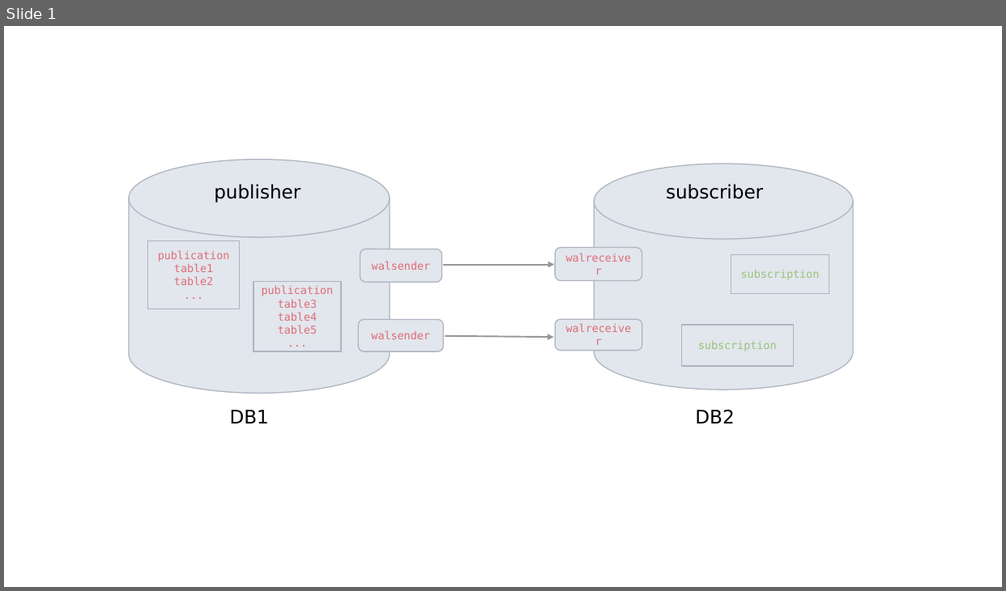
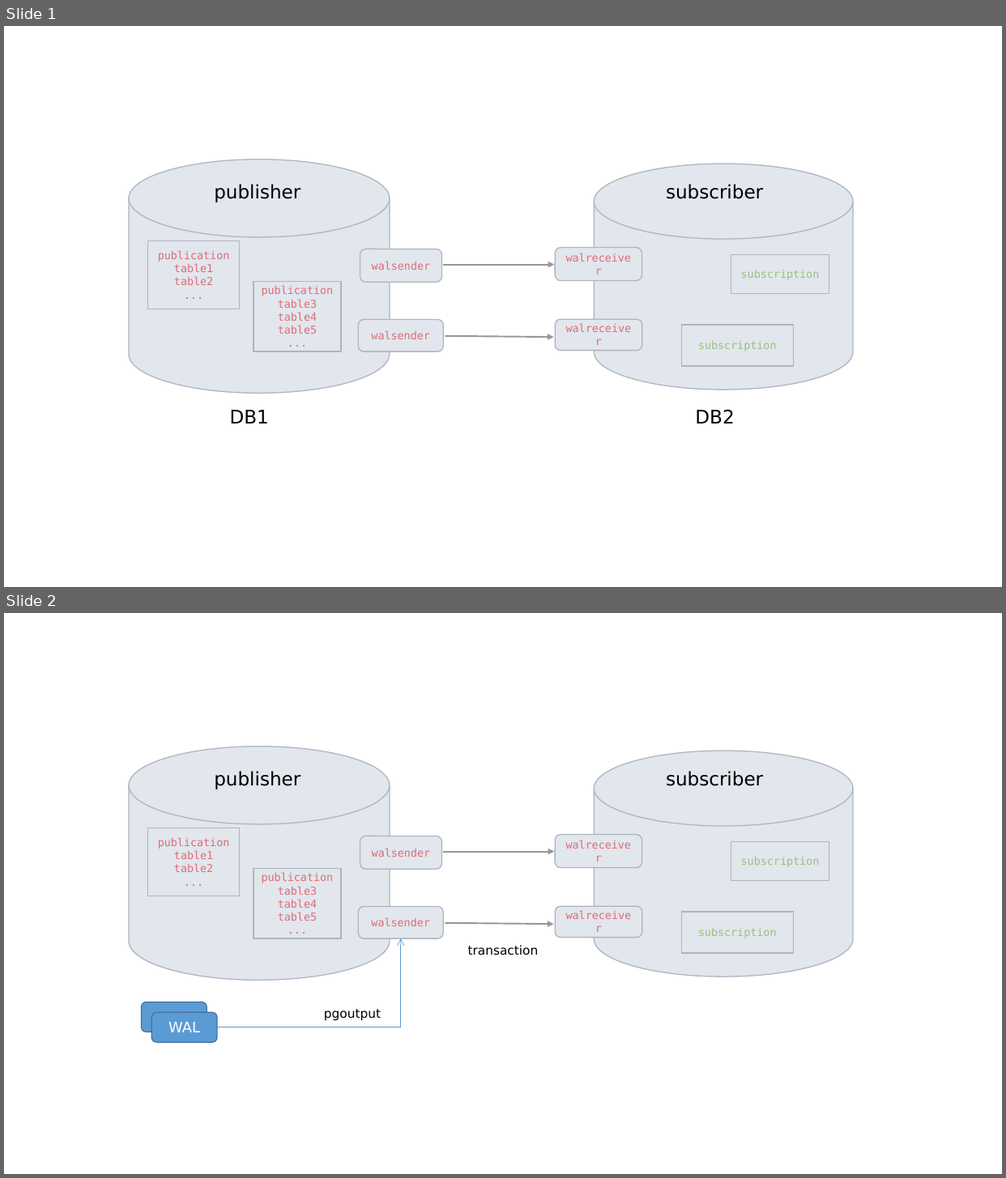
Before and after one commit to chrisxsj/blog, a slide deck: postgresql/logical_replication.pptx. Shown one above the other, each under a label of ours: slide 1 before the commit, slides 1 and 2 after it. The pictures are 1006x591 and 1006x1178 pixels, drawn with LibreOffice and Linux fonts; fonts in the diff are those of the drawing. Boxes give left, top, right and bottom in pixels: in the first picture for what was removed or moved away, otherwise in the second. Text is boxed around its words. In the diff, an @@ line names an element or a change of style, - is before the commit and + after.

```diff
--- a/postgresql/logical_replication.pptx
+++ b/postgresql/logical_replication.pptx
@@ slide 2 added at [4,613,1002,1174], background #FFFFFF @@
@@ cylinder added at [129,747,390,980], fill #E2E6ED, outline #AEB5C0 1 pt @@
@@ cylinder added at [594,751,853,977], fill #E2E6ED, outline #AEB5C0 1 pt @@
@@ text added at [214,771,300,790], 18 pt, text #000000 @@
+publisher
@@ text added at [666,771,763,786], 18 pt, text #000000 @@
+subscriber
@@ rectangle added at [147,828,240,896], fill #E2E6ED, outline #AEB5C0 1 pt, 10.5 pt, text #E06C75 @@
+publication
+table1
+table2
+...
@@ rounded rectangle added at [360,836,442,869], fill #E2E6ED, outline #AEB5C0 1 pt, 10.5 pt, text #E06C75 @@
+walsender
@@ arrow added from (444, 852) to (554, 852), #979797 1.5 pt @@
@@ rounded rectangle added at [555,835,641,867], fill #E2E6ED, outline #AEB5C0 1 pt, 10.5 pt, text #E06C75 @@
+walreceiver
@@ rectangle added at [731,842,829,882], fill #E2E6ED, outline #AEB5C0 1 pt, 10.5 pt, text #98C379 @@
+subscription
@@ rectangle added at [253,868,341,939], fill #E2E6ED, outline #AEB5C0 1 pt, 10.5 pt, text #E06C75 @@
+publication
+table3
+table4
+table5
+...
@@ rounded rectangle added at [358,906,443,939], fill #E2E6ED, outline #AEB5C0 1 pt, 10.5 pt, text #E06C75 @@
+walsender
@@ arrow added from (445, 923) to (553, 924), #979797 1.5 pt @@
@@ rounded rectangle added at [555,906,641,938], fill #E2E6ED, outline #AEB5C0 1 pt, 10.5 pt, text #E06C75 @@
+walreceiver
@@ rectangle added at [681,912,793,953], fill #E2E6ED, outline #AEB5C0 1 pt, 10.5 pt, text #98C379 @@
+subscription
@@ elbow arrow added from (217, 1028) to (401, 939), #5B9BD5 0.5 pt @@
@@ text added at [468,945,539,956], 12 pt, text #000000 @@
+transaction
@@ rounded rectangle added at [141,1003,206,1033], fill #5B9BD5, outline #43739E 1 pt, 14 pt, text #FFFFFF @@
+WAL
@@ rounded rectangle added at [151,1013,217,1043], fill #5B9BD5, outline #43739E 1 pt, 14 pt, text #FFFFFF @@
+WAL
@@ text added at [324,1009,381,1021], 12 pt, text #000000 @@
+pgoutput
```
Also in this commit, not shown: 7 other files.
